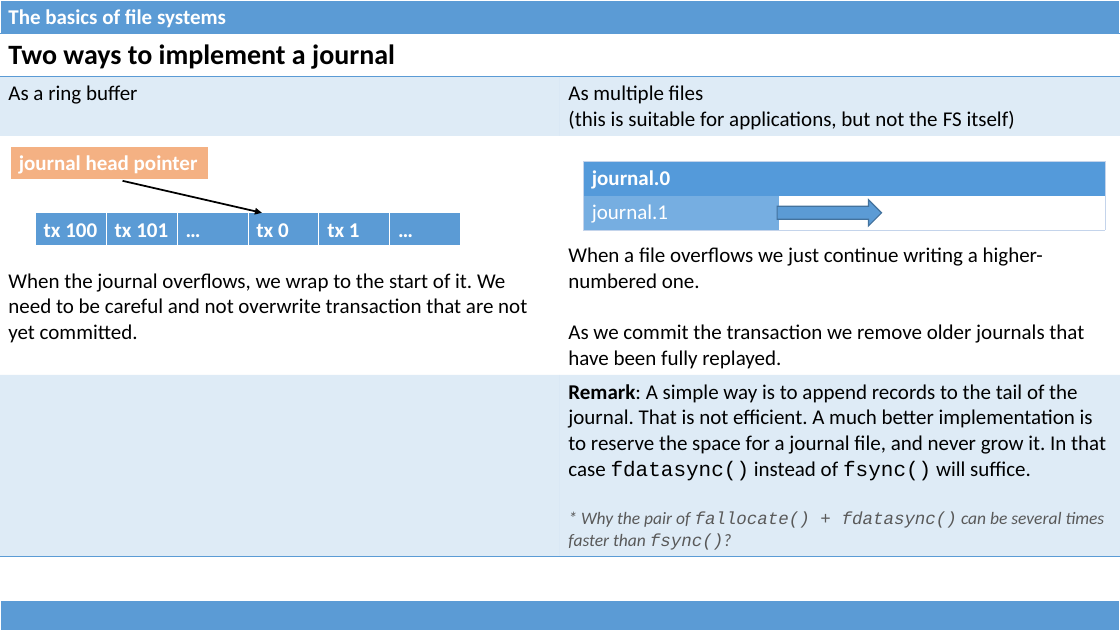
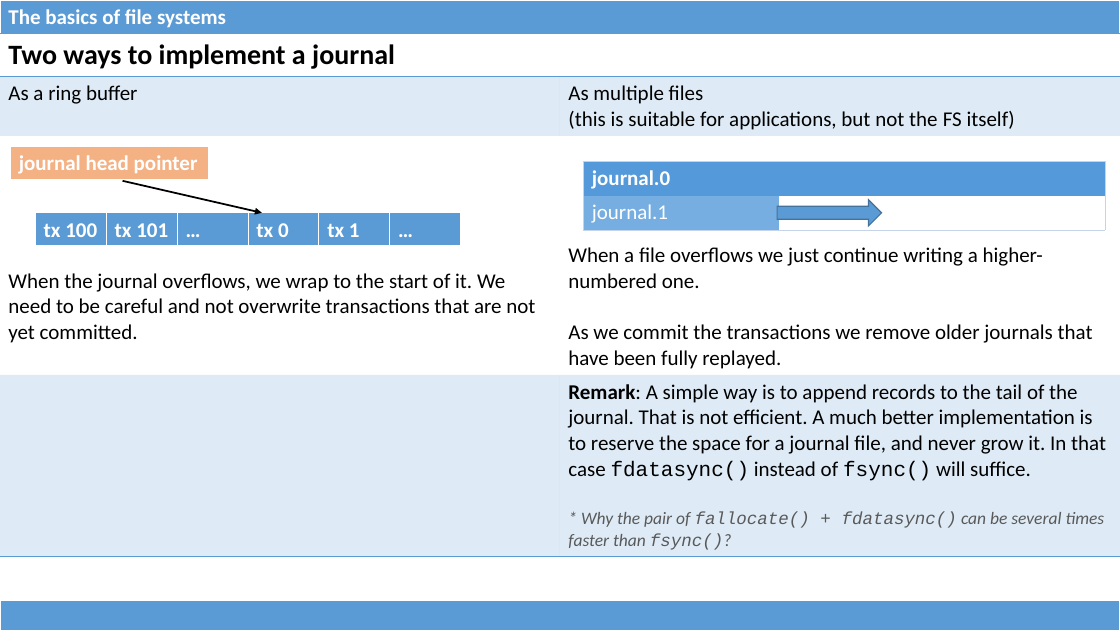
Before and after one commit to dominiquelefevre/filesystems-101-jb, a slide deck: slide 28 of talks/src/class04.pptx. Drawn at 1120x630 pixels with LibreOffice and Linux fonts; fonts in the diff are those of the drawing. Boxes give left, top, right and bottom in pixels: in the first picture for what was removed or moved away, otherwise in the second. Text is boxed around its words. In the diff, an @@ line names an element or a change of style, - is before the commit and + after.

```diff
--- a/talks/src/class04.pptx
+++ b/talks/src/class04.pptx
@@ table at box(0, 34, 1120, 554) @@
-row 3, column 1: When the journal overflows, we wrap to the start of it. We need to be careful and not overwrite transaction that are not yet committed.
+row 3, column 1: When the journal overflows, we wrap to the start of it. We need to be careful and not overwrite transactions that are not yet committed.
-row 3, column 2: When a file overflows we just continue writing a higher-numbered one. / As we commit the transaction we remove older journals that have been fully replayed.
+row 3, column 2: When a file overflows we just continue writing a higher-numbered one. / As we commit the transactions we remove older journals that have been fully replayed.
```
Also in this commit, not shown: 3 other slides changed, 1 slide added, 1 other file.
